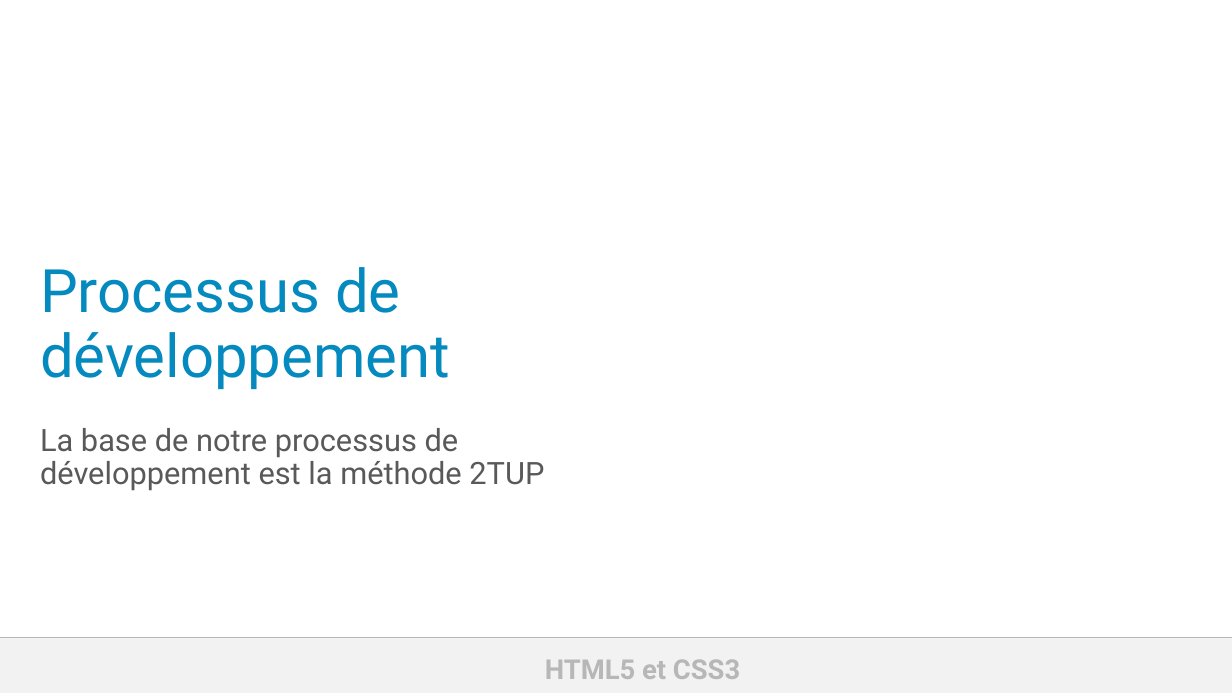
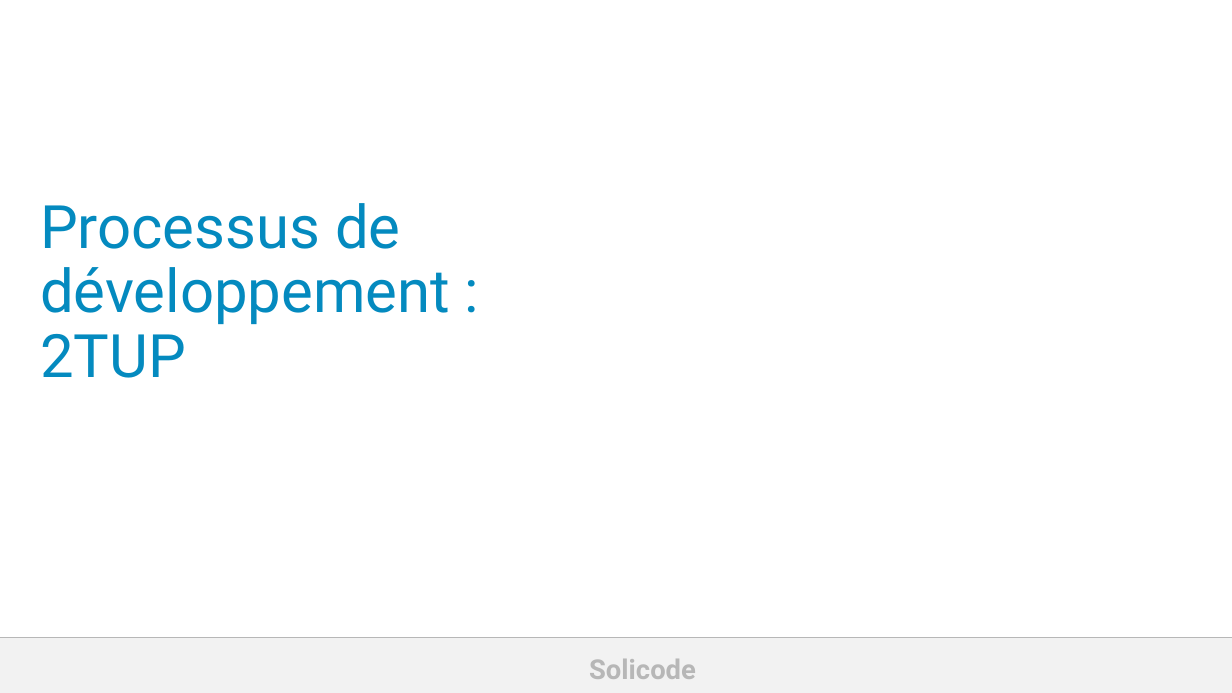
Before and after one commit to cnmh/gestion-projet, a slide deck: slide 1 of 1.processus-développement/PowerPointFiles/processus-développement.pptx. Drawn at 1232x693 pixels with LibreOffice and Linux fonts; fonts in the diff are those of the drawing; background and template pictures are left out. Boxes give left, top, right and bottom in pixels: in the first picture for what was removed or moved away, otherwise in the second. Text is boxed around its words. In the diff, an @@ line names an element or a change of style, - is before the commit and + after.

```diff
--- a/1.processus-développement/PowerPointFiles/processus-développement.pptx
+++ b/1.processus-développement/PowerPointFiles/processus-développement.pptx
@@ title at (40,203,450,378): text changed @@
-Processus de développement
+Processus de développement : 2TUP
@@ subtitle removed at (40,428,544,491) @@
-La base de notre processus de développement est la méthode 2TUP
@@ text at (589,659,696,679): text changed @@
-HTML5 et CSS3
+Solicode
```
Also in this commit, not shown: 9 other slides changed, 1 slide added, 24 other files.
